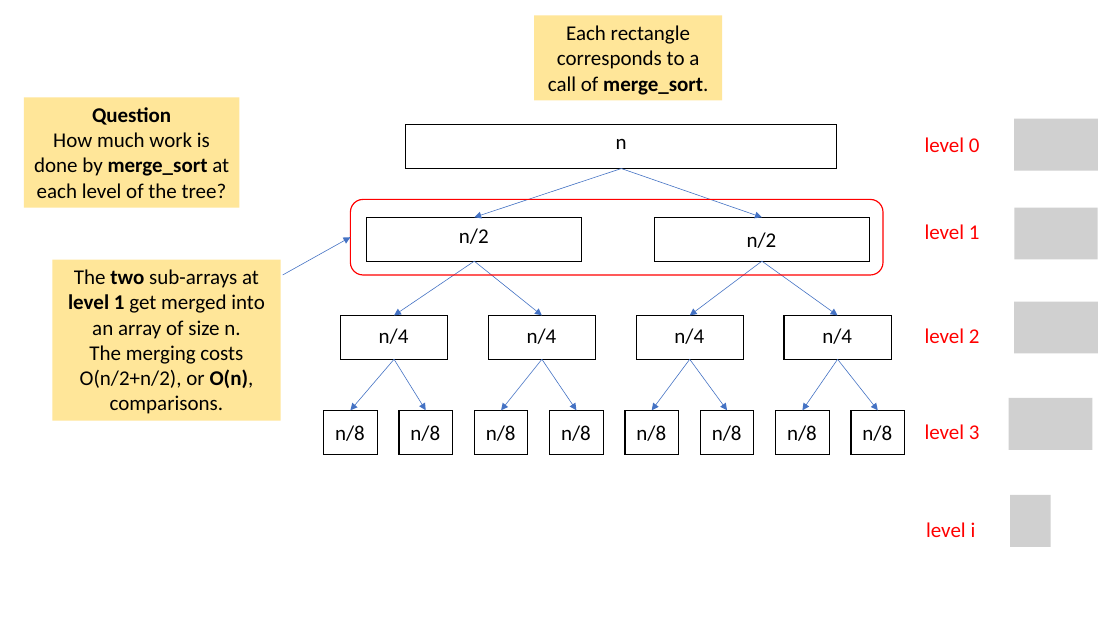
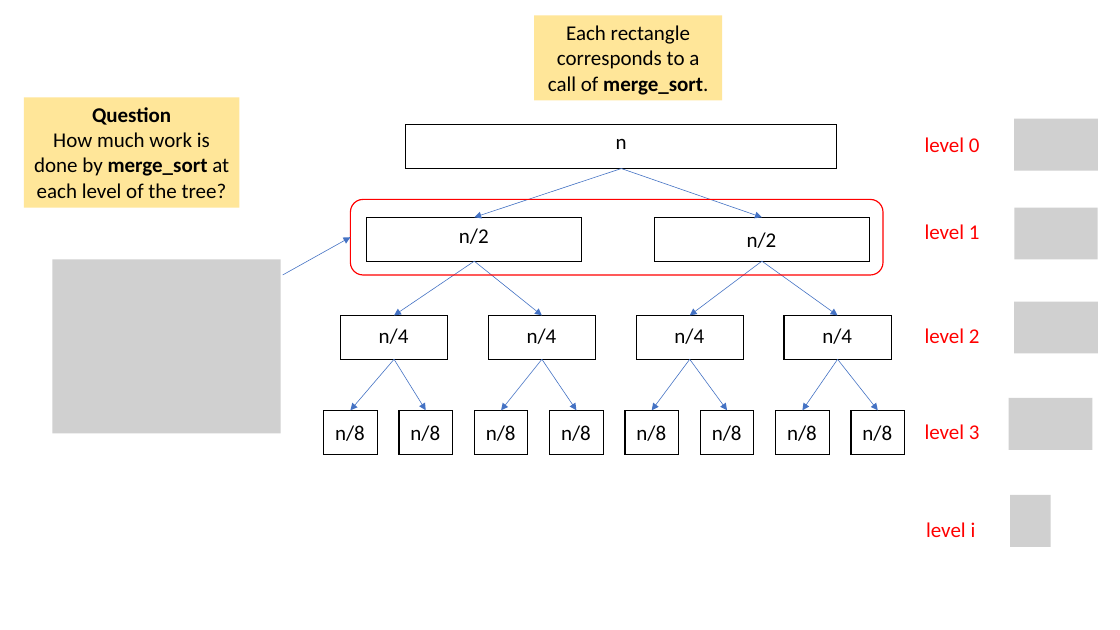
Before and after one commit to tjd1234/cmpt225fall2023, a slide deck: slide 35 of lecture_notes/week9/week9_sorting.pptx. Drawn at 1120x630 pixels with LibreOffice and Linux fonts; fonts in the diff are those of the drawing; grey boxes stand for pictures. Boxes give left, top, right and bottom in pixels: in the first picture for what was removed or moved away, otherwise in the second. Text is boxed around its words. In the diff, an @@ line names an element or a change of style, - is before the commit and + after.

```diff
--- a/lecture_notes/week9/week9_sorting.pptx
+++ b/lecture_notes/week9/week9_sorting.pptx
@@ rectangle removed at box(52, 260, 281, 421) @@
-The two sub-arrays at level 1 get merged into an array of size n.
-The merging costs O(n/2+n/2), or O(n), comparisons.
@@ picture added at box(52, 260, 281, 434) @@
```
Also in this commit, not shown: 27 other slides changed, 3 slides added, 1 slide removed, 2 other files.
